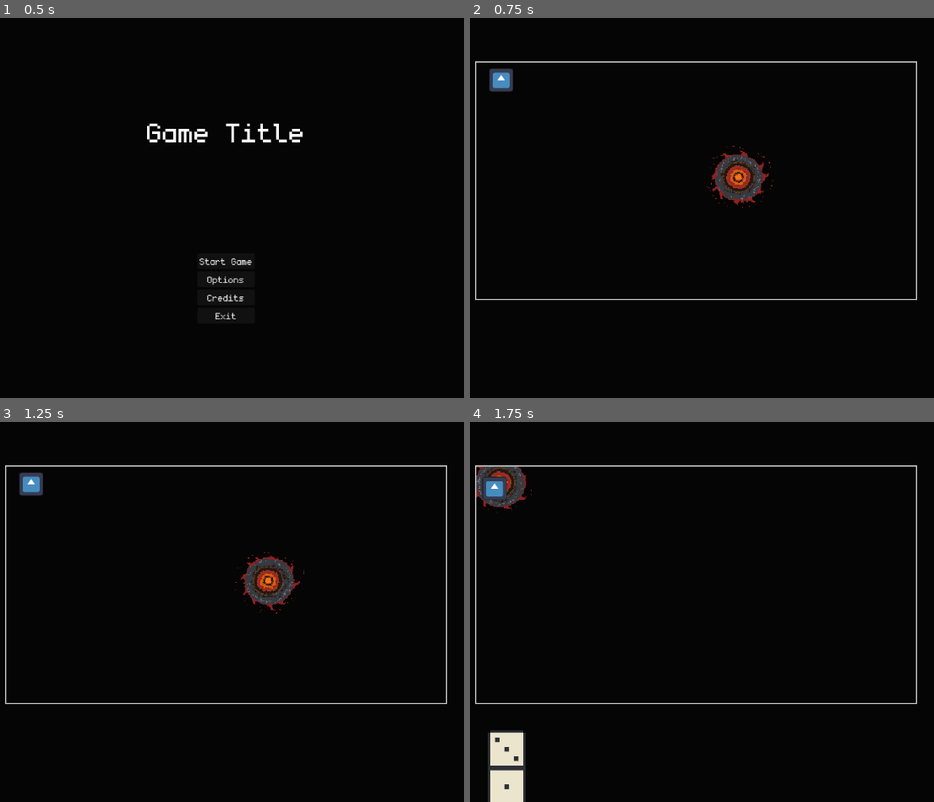
Above: before the commit, frames 1-4 (two rows, left to right).
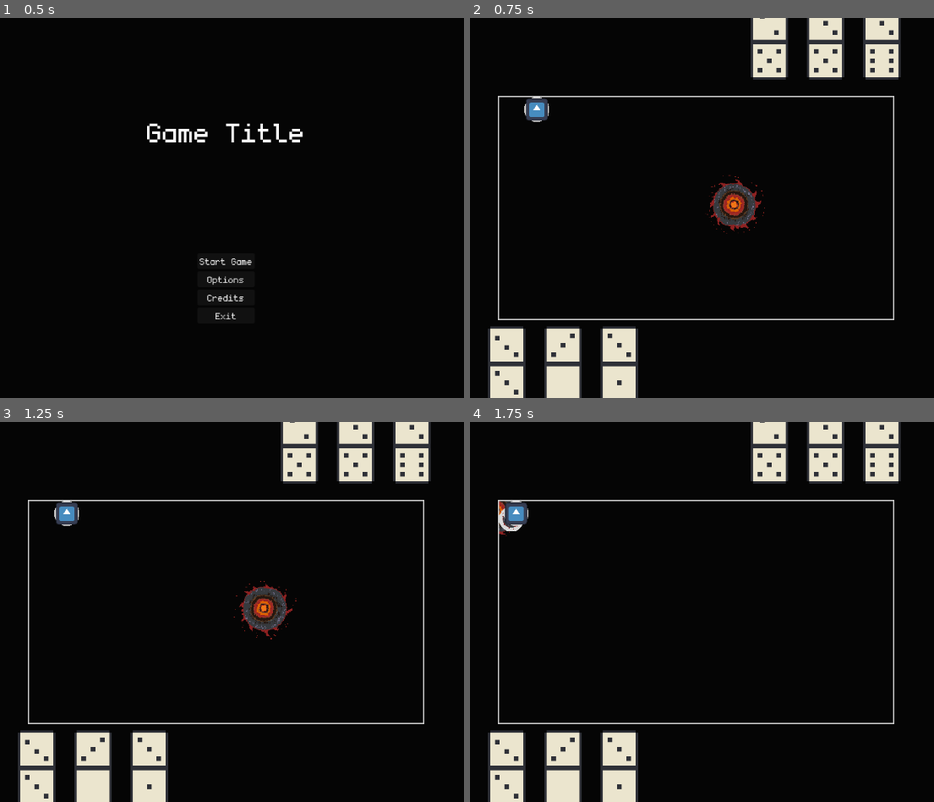
Above: after the commit, the same moments.

Repository: Juanxpeke/GD-BR2024
Game: Godot game, scene res://Core/GUI/MainMenu/main_menu.tscn
Two runs of this game, one before a commit and one after it. Both use one fixed random seed, a clock stepped at 60 frames per second and the inputs below. The engine's default icon, where the game draws it, is replaced by a stand-in: a white triangle on a blue panel in a dark square.
Inputs (mouse positions are in pixels of both pictures, inside the frame that each line leads up to):
- Up to frame 1 (0.5 s): no input
- Up to frame 2 (0.75 s): click "Start Game" at 0.5 s
- Up to frame 3 (1.25 s): no input
- Up to frame 4 (1.75 s): drag from (739, 581) to (502, 482) at 1.27 s

Frame 1 is identical in both runs. In frame 2, 13% of the frame differs, in the area x 1-97%, y 0-100%; in frame 3, 13%; in frame 4, 11%.

Commit message:
Added Play system

Diff:
--- a/Core/Domino/domino.gd
+++ b/Core/Domino/domino.gd
@@ -34,6 +34,9 @@
 
 # Called on input event within the node
 func _on_input_event(_viewport : Node, event : InputEvent, _shape_idx : int) -> void:
+	if get_parent().get_parent().get_parent() != GameManager.current_player:
+		return
+
 	if not GameManager.current_match.is_turn_owner(GameManager.current_player):
 		return
 
--- /dev/null
+++ b/Core/Entity/Boss/Bob/bob.gd
@@ -0,0 +1,12 @@
+extends Boss
+
+# Public
+
+# Gets the best play
+func get_best_play() -> Play:
+	var tower_placement_plays_ordered = Play.sort(get_tower_placement_plays())
+
+	if tower_placement_plays_ordered.is_empty():
+		return DeckPlay.new()
+	else:
+		return tower_placement_plays_ordered[0]
--- a/Core/Entity/Boss/Bob/bob.tscn
+++ b/Core/Entity/Boss/Bob/bob.tscn
@@ -1,12 +1,10 @@
 [gd_scene load_steps=3 format=3 uid="uid://dhpj4gs6e4p0f"]
 
-[ext_resource type="Script" path="res://Core/Entity/Boss/boss.gd" id="1_7q8ok"]
+[ext_resource type="Script" path="res://Core/Entity/Boss/Bob/bob.gd" id="1_0226v"]
 [ext_resource type="PackedScene" uid="uid://blhlb0sx0g14t" path="res://Core/Hand/hand.tscn" id="2_781at"]
 
 [node name="Bob" type="Node2D"]
-script = ExtResource("1_7q8ok")
-health = null
-skills = null
+script = ExtResource("1_0226v")
 
 [node name="Hand" parent="." instance=ExtResource("2_781at")]
 unique_name_in_owner = true
--- a/Core/Entity/Boss/boss.gd
+++ b/Core/Entity/Boss/boss.gd
@@ -9,22 +9,15 @@
 
 # Called when the current turn ends
 func _on_turn_ended() -> void:
+	super()
+
 	if GameManager.current_match.is_turn_owner(self):
-		GameManager.current_match.end_turn()
-		# var best_plays = _calculate_best_play()
-		#var best_counter_plays = _calculate_best_counter_play()
+		get_best_play().execute()
 
-		#if best_play.weight > best_counter_play.weight:
-		#	best_play.execute()
-		#else:
-		#	best_counter_play.execute()
 
-		#GameManager.current_match.end_turn()
+# Public
 
-# Calculates the 3 best plays
-# func _calculate_best_plays() -> Array[Play]:
-#	return [Play.new()]
-
-# Calculates the 3 best counter plays
-#func _calculate_best_counter_plays() -> Array[Play]:
-#	return [Play.new()]
+# Gets the best play
+func get_best_play() -> Play:
+	assert(false, 'This function need to be implemented in the child class')
+	return Play.new()
--- a/Core/Entity/Boss/play.gd
+++ /dev/null
@@ -1,2 +0,0 @@
-class_name Play
-extends Object
--- a/Core/Entity/Player/player.gd
+++ b/Core/Entity/Player/player.gd
@@ -26,7 +26,7 @@
 
 # Called when the current turn ends
 func _on_turn_ended() -> void:
-	pass
+	super()
 
 
 # Public
--- /dev/null
+++ b/Core/Entity/Plays/deck_play.gd
@@ -0,0 +1,8 @@
+class_name DeckPlay
+extends Play
+
+# Public
+
+# Executes the play
+func execute() -> void:
+	GameManager.current_world.deck.give_domino()
--- /dev/null
+++ b/Core/Entity/Plays/play.gd
@@ -0,0 +1,21 @@
+class_name Play
+extends Object
+
+# Static
+
+# Sorts an array of plays based on its values
+static func sort(plays : Array[Play])-> Array[Play]:
+	plays.sort_custom(func(p1, p2): return p1.value < p2.value)
+	return plays
+
+
+var value : float = 0.0
+
+# Private
+
+
+# Public
+
+# Executes the play
+func execute() -> void:
+	pass
--- /dev/null
+++ b/Core/Entity/Plays/tower_placement_play.gd
@@ -0,0 +1,21 @@
+class_name TowerPlacementPlay
+extends Play
+
+var placement_component : PlacementComponent
+var domino : Domino
+var inverted : bool
+
+# Private
+
+# Constructor
+func _init(placement_component : PlacementComponent, domino : Domino, inverted : bool = false) -> void:
+	self.placement_component = placement_component
+	self.domino = domino
+	self.inverted = inverted
+
+
+# Public
+
+# Executes the play
+func execute() -> void:
+	placement_component.place_domino(domino, placement_component.get_free_placement_areas()[0], inverted)
--- a/Core/Entity/entity.gd
+++ b/Core/Entity/entity.gd
@@ -10,8 +10,10 @@
 @export var skills : Array[Skill] = []
 
 var current_health : int = health
+var current_manas : Array[int] = []
 
-var current_manas : Array[int] = []
+# Cache for the priority of manas needed in the current turn
+var manas_needed : Array[int] = []
 
 @onready var hand : Hand = %Hand
 
@@ -20,6 +22,7 @@
 # Called when the node enters the scene tree for the first time
 func _ready() -> void:
 	current_manas.resize(GameManager.ManaType.size())
+	manas_needed.resize(GameManager.ManaType.size())
 
 	GameManager.match_setted.connect(_on_match_setted)
 
@@ -29,7 +32,13 @@
 
 # Called when the current turn ends
 func _on_turn_ended() -> void:
-	pass
+	manas_needed.fill(0)
+
+# Updates the manas needed
+func _update_manas_needed() -> void:
+	for skill in skills:
+		for mana_type in range(manas_needed.size()):
+			manas_needed[mana_type] += max(current_manas[mana_type] - skill.manas_needed[mana_type], 0)
 
 # Public
 
@@ -80,6 +89,12 @@
 	set_current_mana(current_manas[mana_type] - amount, mana_type)
 	# TODO: Floating number and animation logic (apart from world or skill stuff)
 
+# Gets the manas needed by the entity given the current skills in possesion
+func get_manas_needed() -> Array[int]:
+	if manas_needed == []:
+		_update_manas_needed()
+	return manas_needed
+
 #endregion
 
 #region Skills
@@ -90,3 +105,31 @@
 	skills_changed.emit()
 
 #endregion Skills
+
+#region Plays
+
+# Gets all the tower placement plays
+func get_tower_placement_plays() -> Array[Play]:
+	var tower_placement_plays : Array[Play] = []
+	var manas_weights = get_manas_needed()
+
+	for tower in GameManager.current_world.towers.get_children():
+		for placement_component in tower.get_free_placement_components():
+			for domino in hand.dominoes.get_children():
+				if domino.dots.x == placement_component.dot:
+					var tower_placement_play = TowerPlacementPlay.new(placement_component, domino, false)
+					tower_placement_play.value = manas_weights[tower.mana_type]
+					tower_placement_plays.append(tower_placement_play)
+				elif domino.dots.y == placement_component.dot:
+					var tower_placement_play = TowerPlacementPlay.new(placement_component, domino, true)
+					tower_placement_play.value = manas_weights[tower.mana_type]
+					tower_placement_plays.append(tower_placement_play)
+
+	return tower_placement_plays
+
+# Gets all the store plays
+func get_store_placement_plays() -> Array[Play]:
+	var store_placement_plays : Array[Play] = []
+	return store_placement_plays
+
+#endregion
--- a/Core/Hand/hand.gd
+++ b/Core/Hand/hand.gd
@@ -1,6 +1,7 @@
 class_name Hand
 extends Node2D
 
+const MAX_DOMINOES : int = 7
 const DOMINOES_SEPARATION_FACTOR : float = 0.5
 
 var grabbed_domino_index : int
--- a/Core/Match/match.tscn
+++ b/Core/Match/match.tscn
@@ -14,17 +14,18 @@
 
 [node name="Match" type="Node"]
 script = ExtResource("1_4yfw0")
+metadata/_edit_vertical_guides_ = [240.0, 912.0]
 
 [node name="PanelContainer" type="PanelContainer" parent="."]
 anchors_preset = -1
-anchor_left = 0.185
-anchor_top = 0.2
-anchor_right = 0.8
-anchor_bottom = 0.815
-offset_left = -14.12
-offset_top = -55.6
-offset_right = 31.4
-offset_bottom = -47.1201
+anchor_left = 0.207
+anchor_top = 0.205
+anchor_right = 0.793
+anchor_bottom = 0.795
+offset_left = -0.46402
+offset_top = 0.159988
+offset_right = 0.463928
+offset_bottom = -0.160034
 grow_horizontal = 2
 grow_vertical = 2
 mouse_filter = 1
@@ -38,7 +39,7 @@
 [node name="WorldViewport" type="SubViewport" parent="PanelContainer/WorldViewportContainer"]
 handle_input_locally = false
 physics_object_picking = true
-size = Vector2i(750, 403)
+size = Vector2i(672, 378)
 size_2d_override = Vector2i(1152, 648)
 size_2d_override_stretch = true
 render_target_update_mode = 4
@@ -49,10 +50,8 @@
 unique_name_in_owner = true
 
 [node name="Player" parent="Entities" instance=ExtResource("3_b6cyj")]
-unique_name_in_owner = true
 position = Vector2(253, 590)
 
 [node name="Bob" parent="Entities" instance=ExtResource("4_21v77")]
 position = Vector2(893, 41)
-health = 50
-skills = Array[Resource("res://Global/Skills/skill.gd")]([])
+rotation = 3.14159
--- a/Core/World/Deck/deck.gd
+++ b/Core/World/Deck/deck.gd
@@ -7,6 +7,7 @@
 
 @onready var sprite := %Sprite
 @onready var area := %Area
+@onready var temporal_dominoes := %TemporalDominoes
 
 # Private
 
@@ -14,12 +15,29 @@
 func _ready() -> void:
 	_fill_deck()
 
+	GameManager.match_setted.connect(_on_match_setted)
 	# deck.shuffle()
 	# var new_domino = domino_scene.instantiate()
 	# GameManager.current_board.add_initial_domino(new_domino, deck.pop_back())
 	area.mouse_entered.connect(_on_area_mouse_entered)
 	area.mouse_exited.connect(_on_area_mouse_exited)
 	area.input_event.connect(_on_area_input_event)
+
+
+# Called when the game match is setted
+func _on_match_setted() -> void:
+	for tower : Tower in GameManager.current_world.towers.get_children():
+		for placement_area in tower.placement_component.get_free_placement_areas():
+			deck.shuffle()
+			var new_domino = domino_scene.instantiate()
+			temporal_dominoes.add_child(new_domino)
+			new_domino.set_dots(deck.pop_back())
+			tower.placement_component.place_domino(new_domino, placement_area, false, false)
+
+
+	for entity in GameManager.current_match.entities.get_children():
+		for i in range(Hand.MAX_DOMINOES / 2):
+			add_domino(entity)
 
 # Called when the mouse enters the area
 func _on_area_mouse_entered() -> void:
@@ -49,12 +67,17 @@
 
 # Gives a domino to the current turn owner
 func give_domino() -> void:
+	if GameManager.current_match.get_turn_owner().hand.dominoes.get_child_count() == Hand.MAX_DOMINOES: return
+
+	add_domino(GameManager.current_match.get_turn_owner())
+	GameManager.current_match.end_turn()
+
+# Adds a domino to the given entity
+func add_domino(entity : Entity) -> void:
 	if deck.is_empty():
 		_fill_deck()
 
 	deck.shuffle()
 	var new_domino = domino_scene.instantiate()
-	GameManager.current_match.get_turn_owner().hand.add_domino(new_domino)
+	entity.hand.add_domino(new_domino)
 	new_domino.set_dots(deck.pop_back())
-
-	GameManager.current_match.end_turn()
--- a/Core/World/Deck/deck.tscn
+++ b/Core/World/Deck/deck.tscn
@@ -151,3 +151,6 @@
 
 [node name="CollisionShape" type="CollisionShape2D" parent="Area"]
 shape = SubResource("CircleShape2D_p34xj")
+
+[node name="TemporalDominoes" type="Node2D" parent="."]
+unique_name_in_owner = true
--- a/Core/World/Indicators/ooc_indicator_component.tscn
+++ b/Core/World/Indicators/ooc_indicator_component.tscn
@@ -1,9 +1,10 @@
-[gd_scene load_steps=3 format=3 uid="uid://dp2sbtwygdtt4"]
+[gd_scene load_steps=4 format=3 uid="uid://dp2sbtwygdtt4"]
 
 [ext_resource type="Script" path="res://Core/World/Indicators/ooc_indicator_component.gd" id="1_17h3m"]
+[ext_resource type="Texture2D" uid="uid://dwxrl3d3tk2da" path="res://Core/World/Indicators/indicator_background.png" id="2_6ge0j"]
 
 [sub_resource type="CircleShape2D" id="CircleShape2D_g8pq3"]
-radius = 48.0
+radius = 36.0
 
 [node name="OOCIndicatorComponent" type="Node2D"]
 script = ExtResource("1_17h3m")
@@ -18,20 +19,23 @@
 [node name="CollisionShape" type="CollisionShape2D" parent="IndicatorLayer/IndicatorArea"]
 shape = SubResource("CircleShape2D_g8pq3")
 
-[node name="NinePatchRect" type="NinePatchRect" parent="IndicatorLayer/IndicatorArea"]
+[node name="Background" type="TextureRect" parent="IndicatorLayer/IndicatorArea"]
+texture_filter = 1
 anchors_preset = 8
 anchor_left = 0.5
 anchor_top = 0.5
 anchor_right = 0.5
 anchor_bottom = 0.5
-offset_left = -20.0
-offset_top = -20.0
-offset_right = 20.0
-offset_bottom = 20.0
+offset_left = -36.0
+offset_top = -36.0
+offset_right = 36.0
+offset_bottom = 36.0
 grow_horizontal = 2
 grow_vertical = 2
+mouse_default_cursor_shape = 2
+texture = ExtResource("2_6ge0j")
 
-[node name="IndicatorSprite" type="TextureRect" parent="IndicatorLayer/IndicatorArea/NinePatchRect"]
+[node name="IndicatorSprite" type="TextureRect" parent="IndicatorLayer/IndicatorArea/Background"]
 unique_name_in_owner = true
 custom_minimum_size = Vector2(64, 64)
 layout_mode = 1
--- a/Core/World/Placement/dynamic_placement_component.gd
+++ b/Core/World/Placement/dynamic_placement_component.gd
@@ -1,6 +1,8 @@
 class_name DynamicPlacementComponent
 extends PlacementComponent
 
+var direction : Direction
+var static_placement_component : StaticPlacementComponent
 var bound_domino : Domino
 
 @onready var placement_area_up := %PlacementAreaUp
@@ -12,12 +14,15 @@
 # Called when the node enters the scene tree for the first time
 func _ready() -> void:
 	# Up placement area
+	placement_area_up.set_placement_component(self)
 	placement_area_up.translate(Vector2.UP * Domino.SPRITE_HEIGHT)
 	# Right placement area
+	placement_area_right.set_placement_component(self)
 	placement_area_right.rotate(PI / 2)
 	placement_area_right.translate(Vector2.UP * Domino.SPRITE_HEIGHT * 0.25)
 	placement_area_right.translate(Vector2.RIGHT * Domino.SPRITE_WIDTH * 1.5)
 	# Left placement area
+	placement_area_left.set_placement_component(self)
 	placement_area_left.rotate(-PI / 2)
 	placement_area_left.translate(Vector2.UP * Domino.SPRITE_HEIGHT * 0.25)
 	placement_area_left.translate(Vector2.LEFT * Domino.SPRITE_WIDTH * 1.5)
@@ -25,20 +30,22 @@
 
 # Public
 
-# Gets the related static placement component
-func get_static_placement_component() -> StaticPlacementComponent:
-	return get_parent()
+# Sets the related static placement component
+func set_static_placement_component(static_placement_component : StaticPlacementComponent) -> void:
+	self.static_placement_component = static_placement_component
 
 # Places the given domino in the given placement area
-func place_domino(domino : Domino, placement_area : PlacementArea, inverted : bool = false) -> void:
+func place_domino(domino : Domino, placement_area : PlacementArea, inverted : bool = false, from_entity : bool = true) -> void:
 	domino.global_transform = placement_area.global_transform
-	domino.reparent(get_static_placement_component().dominoes)
+	domino.reparent(static_placement_component.dominoes)
 	domino.set_world_state(true)
 	if inverted: domino.rotate(PI)
 
 	bind_to_domino(domino, inverted)
 
-	get_static_placement_component().domino_placed.emit(domino, GameManager.current_match.get_turn_owner())
+	if from_entity:
+		static_placement_component.domino_placed.emit(domino, GameManager.current_match.get_turn_owner())
+		GameManager.current_match.end_turn()
 
 # Binds this component to the given domino
 func bind_to_domino(domino : Domino, inverted : bool = false) -> void:
@@ -48,12 +55,3 @@
 	global_transform = domino.global_transform
 
 	if inverted: rotate(PI)
-
-# Blocks the placement area in the given direction
-func block_placement_area(direction : Direction) -> void:
-	if direction == Direction.UP and placement_area_up != null:
-		placement_area_up.queue_free()
-	elif direction == Direction.RIGHT and placement_area_right != null:
-		placement_area_right.queue_free()
-	elif placement_area_left != null:
-		placement_area_left.queue_free()
--- a/Core/World/Placement/dynamic_placement_component.tscn
+++ b/Core/World/Placement/dynamic_placement_component.tscn
@@ -6,11 +6,14 @@
 [node name="DynamicPlacementComponent" type="Node2D"]
 script = ExtResource("1_c1q2x")
 
-[node name="PlacementAreaUp" parent="." instance=ExtResource("2_qy88j")]
+[node name="PlacementAreas" type="Node2D" parent="."]
 unique_name_in_owner = true
 
-[node name="PlacementAreaRight" parent="." instance=ExtResource("2_qy88j")]
+[node name="PlacementAreaUp" parent="PlacementAreas" instance=ExtResource("2_qy88j")]
 unique_name_in_owner = true
 
-[node name="PlacementAreaLeft" parent="." instance=ExtResource("2_qy88j")]
+[node name="PlacementAreaRight" parent="PlacementAreas" instance=ExtResource("2_qy88j")]
 unique_name_in_owner = true
+
+[node name="PlacementAreaLeft" parent="PlacementAreas" instance=ExtResource("2_qy88j")]
+unique_name_in_owner = true
--- a/Core/World/Placement/placement_area.gd
+++ b/Core/World/Placement/placement_area.gd
@@ -1,6 +1,10 @@
 class_name PlacementArea
 extends Area2D
 
+@export var direction : PlacementComponent.Direction
+
+var blocked : bool = false
+var placement_component : PlacementComponent = null
 var last_domino_entered : Domino = null
 
 @onready var placement_border := %PlacementBorder
@@ -30,6 +34,10 @@
 
 # Public
 
+# Sets the related placement component
+func set_placement_component(placement_component : PlacementComponent) -> void:
+	self.placement_component = placement_component
+
 # Shows the area hint
 func show_hint() -> void:
 	placement_border.show()
@@ -38,6 +46,13 @@
 func hide_hint() -> void:
 	placement_border.hide()
 
+# Blocks this area
+func block() -> void:
+	visible = false
+	monitorable = false
+	monitoring = false
+	blocked = true
+
 # Places the domino inside this area
 func place() -> void:
-	get_parent().handle_domino_placement(self)
+	placement_component.handle_domino_placement(self)
--- a/Core/World/Placement/placement_component.gd
+++ b/Core/World/Placement/placement_component.gd
@@ -4,6 +4,8 @@
 enum Direction { UP, RIGHT, DOWN, LEFT }
 
 var dot : int = 0
+
+@onready var placement_areas = %PlacementAreas
 
 # Public
 
@@ -13,18 +15,29 @@
 
 	if domino.dots.x == dot:
 		place_domino(domino, placement_area, false)
-		GameManager.current_match.end_turn()
 	elif domino.dots.y == dot:
 		place_domino(domino, placement_area, true)
-		GameManager.current_match.end_turn()
 	else:
-		# TODO: Domino reset logic
+		print('Reset, comp. dot is ', dot, ' and domino dots are ', domino.dots)
 		domino.reset()
 
 # Places the given domino in the given placement area
-func place_domino(domino : Domino, placement_area : PlacementArea, inverted : bool = false) -> void:
+func place_domino(domino : Domino, placement_area : PlacementArea, inverted : bool = false, from_entity : bool = true) -> void:
 	pass
+
+# Returns true if there is at least a free placement area, false otherwise
+func is_free() -> bool:
+	return not get_free_placement_areas().is_empty()
+
+# Gets the non-blocked placement areas
+func get_free_placement_areas() -> Array[PlacementArea]:
+	var free_placement_areas : Array[PlacementArea]
+	free_placement_areas.assign(placement_areas.get_children().filter(
+		func(placement_area): return not placement_area.blocked))
+	return free_placement_areas
 
 # Blocks the placement area in the given direction
 func block_placement_area(direction : Direction) -> void:
-	pass
+	for placement_area in placement_areas.get_children():
+		if placement_area.direction == direction:
+			placement_area.block()
--- a/Core/World/Placement/static_placement_component.gd
+++ b/Core/World/Placement/static_placement_component.gd
@@ -9,6 +9,10 @@
 @onready var placement_area_right := %PlacementAreaRight
 @onready var placement_area_down := %PlacementAreaDown
 @onready var placement_area_left := %PlacementAreaLeft
+
+@onready var dynamic_placement_components := %DynamicPlacementComponents
+@onready var static_placement_components := %StaticPlacementComponents
+
 @onready var dominoes := %Dominoes
 
 # Private
@@ -16,14 +20,18 @@
 # Called when the node enters the scene tree for the first time
 func _ready() -> void:
 	# Up placement area
+	placement_area_up.set_placement_component(self)
 	placement_area_up.translate(Vector2.UP * Domino.SPRITE_HEIGHT * 0.75)
 	# Right placement area
+	placement_area_right.set_placement_component(self)
 	placement_area_right.rotate(PI / 2)
 	placement_area_right.translate(Vector2.RIGHT * Domino.SPRITE_WIDTH * 1.5)
 	# Down placement area
+	placement_area_down.set_placement_component(self)
 	placement_area_down.rotate(PI)
 	placement_area_down.translate(Vector2.DOWN * Domino.SPRITE_HEIGHT * 0.75)
 	# Left placement area
+	placement_area_left.set_placement_component(self)
 	placement_area_left.rotate(-PI / 2)
 	placement_area_left.translate(Vector2.LEFT * Domino.SPRITE_WIDTH * 1.5)
 
@@ -31,30 +39,38 @@
 # Public
 
 # Places the given domino in the given placement area
-func place_domino(domino : Domino, placement_area : PlacementArea, inverted : bool = false) -> void:
+func place_domino(domino : Domino, placement_area : PlacementArea, inverted : bool = false, from_entity : bool = true) -> void:
 	domino.global_transform = placement_area.global_transform
 	domino.reparent(dominoes)
 	domino.set_world_state(true)
 	if inverted: domino.rotate(PI)
 
 	var dynamic_placement_component = dynamic_placement_component_scene.instantiate()
-	add_child(dynamic_placement_component)
+	dynamic_placement_components.add_child(dynamic_placement_component)
 
 	dynamic_placement_component.name = placement_area.name.replace('PlacementArea', 'DynamicPlacementComponent')
+	dynamic_placement_component.direction = placement_area.direction
+	dynamic_placement_component.set_static_placement_component(self)
 	dynamic_placement_component.bind_to_domino(domino, inverted)
 
 	PlacementManager.unqueue_placement_area(placement_area)
 	placement_area.queue_free()
 
-	domino_placed.emit(domino, GameManager.current_match.get_turn_owner())
+	if from_entity:
+		domino_placed.emit(domino, GameManager.current_match.get_turn_owner())
+		GameManager.current_match.end_turn()
 
-# Blocks the placement area in the given direction
-func block_placement_area(direction : Direction) -> void:
-	if direction == Direction.UP and placement_area_up != null:
-		placement_area_up.queue_free()
-	elif direction == Direction.RIGHT and placement_area_right != null:
-		placement_area_right.queue_free()
-	elif direction == Direction.DOWN and placement_area_down != null:
-		placement_area_down.queue_free()
-	elif placement_area_left != null:
-		placement_area_left.queue_free()
+# Gets the free placement components that are children of this one
+func get_free_placement_components() -> Array[PlacementComponent]:
+	var free_placement_components : Array[PlacementComponent] = []
+
+	if is_free():
+		free_placement_components.append(self)
+
+	for dynamic_placement_component in dynamic_placement_components.get_children():
+		free_placement_components.append(dynamic_placement_component)
+
+	for static_placement_component in static_placement_components.get_children():
+		free_placement_components.append_array(static_placement_component.get_free_placement_components())
+
+	return free_placement_components
--- a/Core/World/Placement/static_placement_component.tscn
+++ b/Core/World/Placement/static_placement_component.tscn
@@ -8,16 +8,28 @@
 script = ExtResource("1_26v2i")
 dynamic_placement_component_scene = ExtResource("2_smkun")
 
-[node name="PlacementAreaUp" parent="." instance=ExtResource("2_oigh7")]
+[node name="PlacementAreas" type="Node2D" parent="."]
 unique_name_in_owner = true
 
-[node name="PlacementAreaRight" parent="." instance=ExtResource("2_oigh7")]
+[node name="PlacementAreaUp" parent="PlacementAreas" instance=ExtResource("2_oigh7")]
 unique_name_in_owner = true
 
-[node name="PlacementAreaDown" parent="." instance=ExtResource("2_oigh7")]
+[node name="PlacementAreaRight" parent="PlacementAreas" instance=ExtResource("2_oigh7")]
+unique_name_in_owner = true
+direction = 1
+
+[node name="PlacementAreaDown" parent="PlacementAreas" instance=ExtResource("2_oigh7")]
+unique_name_in_owner = true
+direction = 2
+
+[node name="PlacementAreaLeft" parent="PlacementAreas" instance=ExtResource("2_oigh7")]
+unique_name_in_owner = true
+direction = 3
+
+[node name="DynamicPlacementComponents" type="Node2D" parent="."]
 unique_name_in_owner = true
 
-[node name="PlacementAreaLeft" parent="." instance=ExtResource("2_oigh7")]
+[node name="StaticPlacementComponents" type="Node2D" parent="."]
 unique_name_in_owner = true
 
 [node name="Dominoes" type="Node2D" parent="."]
--- a/Core/World/Tower/tower.gd
+++ b/Core/World/Tower/tower.gd
@@ -39,3 +39,7 @@
 
 
 # Public
+
+# Gets the free placement components that are children of this tower placement component
+func get_free_placement_components() -> Array[PlacementComponent]:
+	return placement_component.get_free_placement_components()
--- a/Core/World/world.gd
+++ b/Core/World/world.gd
@@ -3,6 +3,7 @@
 
 @onready var camera := %Camera
 @onready var deck := %Deck
+@onready var towers := %Towers
 
 # Private
 
--- a/Core/World/world.tscn
+++ b/Core/World/world.tscn
@@ -24,8 +24,11 @@
 unique_name_in_owner = true
 position = Vector2(691, 316)
 
-[node name="Tower" parent="." instance=ExtResource("3_rdh5i")]
-position = Vector2(-538, -278)
+[node name="Towers" type="Node2D" parent="."]
+unique_name_in_owner = true
+
+[node name="Tower" parent="Towers" instance=ExtResource("4_oicnk")]
+position = Vector2(-784, -517)
 placement_area_up_blocked = true
 placement_area_left_blocked = true
 
--- /dev/null
+++ b/Global/Skills/Fireball/fireball.tres
@@ -0,0 +1,7 @@
+[gd_resource type="Resource" script_class="Skill" load_steps=2 format=3 uid="uid://d30dpm2id3036"]
+
+[ext_resource type="Script" path="res://Global/Skills/skill.gd" id="1_rvk3j"]
+
+[resource]
+script = ExtResource("1_rvk3j")
+manas_needed = Array[int]([0, 0, 0, 0])
--- a/Global/Skills/skill.gd
+++ b/Global/Skills/skill.gd
@@ -1,2 +1,7 @@
 class_name Skill
 extends Resource
+
+@export var name : String
+@export_multiline var description : String
+@export var manas_needed : Array[int] = [0, 0, 0, 0]
+@export var sprite : Texture2D
Binary file added: Core/World/Indicators/indicator_background.png
Not shown: 1 places in Core/World/world.tscn that only renumber resources
